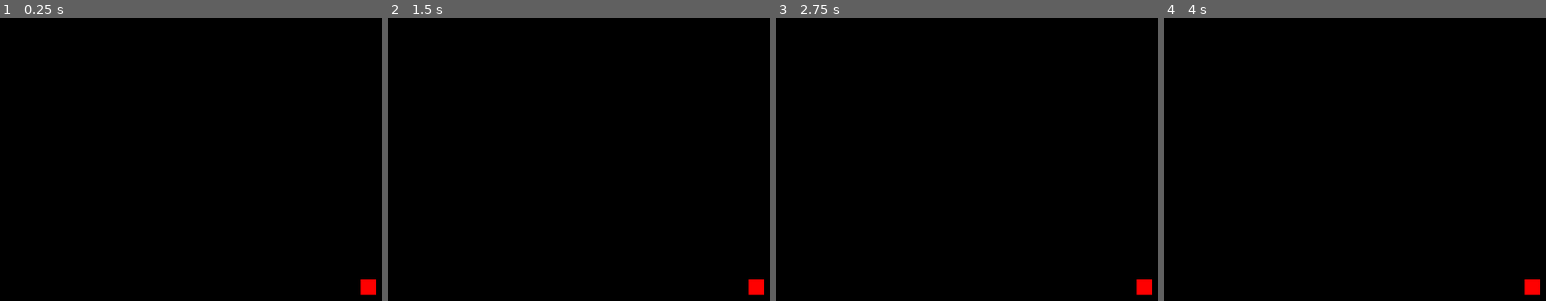
Above: before the commit, frames 1-4 (left to right).
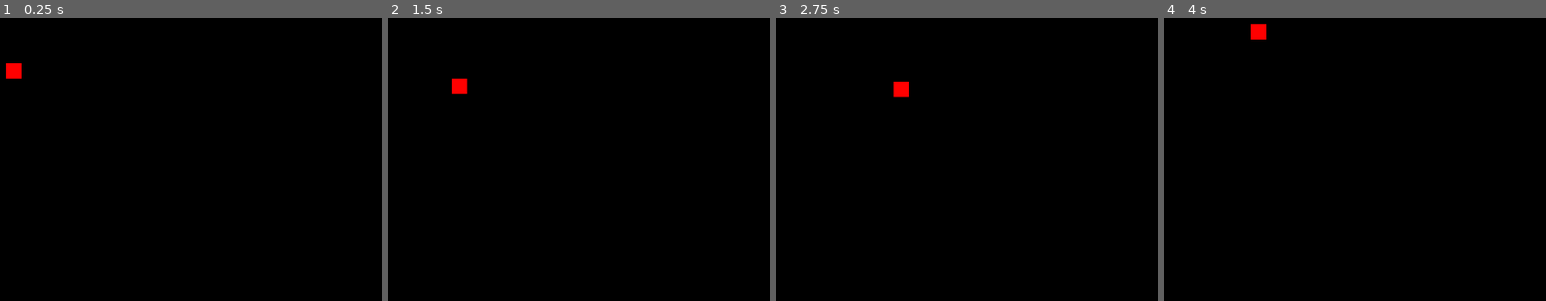
Above: after the commit, the same moments.

Repository: hsandt/bot-competition
Game: Godot game, scene res://Scenes/Arena.tscn
The game is run twice, just before and just after one commit, with the same random seed, the same clock (stepped at 60 frames per second) and the same inputs.
Inputs:
- Up to frame 1 (0.25 s): no input
- Up to frame 2 (1.5 s): tap Enter at 0.5 s; hold Right (ui_right) 0.53-1.28 s; tap Space at 1.25 s; hold Down (ui_down) from 1.28 s (still down)
- Up to frame 3 (2.75 s): tap Enter at 2 s; release Down (ui_down) at 2.03 s; hold Right (ui_right) from 2.03 s (still down)
- Up to frame 4 (4 s): tap Space at 2.75 s; release Right (ui_right) at 2.78 s; hold Up (ui_up) 2.78-3.53 s; tap Enter at 3.5 s; hold Left (ui_left) from 3.53 s (still down)

The runs differ from the first frame. In frame 1, 0.5% of the frame differs, in the area x 1-99%, y 15-98%; in frame 2, 0.5%, in the area x 16-99%, y 21-98%; in frame 3, 0.5%; in frame 4, 0.5%.

Commit message:
[ARENA] Control character in 8 directions, added wall

Diff:
--- a/Scenes/Arena.tscn
+++ b/Scenes/Arena.tscn
@@ -1,6 +1,33 @@
-[gd_scene load_steps=2 format=2]
+[gd_scene load_steps=8 format=2]
 
-[ext_resource path="res://Graphics/Sprites/square_red.png" type="Texture" id=1]
+[ext_resource path="res://Scripts/KinematicBody2D.gd" type="Script" id=1]
+[ext_resource path="res://Graphics/Sprites/square_red.png" type="Texture" id=2]
+
+[sub_resource type="RectangleShape2D" id=1]
+
+custom_solver_bias = 0.0
+extents = Vector2( 10, 10 )
+
+[sub_resource type="GDScript" id=3]
+
+script/source = ""
+
+[sub_resource type="Shader" id=4]
+
+code = ""
+script = SubResource( 3 )
+_sections_unfolded = [ "Resource" ]
+
+[sub_resource type="ShaderMaterial" id=5]
+
+render_priority = 0
+shader = SubResource( 4 )
+_sections_unfolded = [ "Resource" ]
+
+[sub_resource type="RectangleShape2D" id=2]
+
+custom_solver_bias = 0.0
+extents = Vector2( 50, 10 )
 
 [node name="Root" type="Node2D" index="0"]
 
@@ -30,7 +57,51 @@
 editor_draw_drag_margin = false
 _sections_unfolded = [ "Drag Margin", "Editor", "Limit", "Material", "Offset", "Pause", "Smoothing", "Transform", "Visibility", "Z Index" ]
 
-[node name="Sprite" type="Sprite" parent="." index="1"]
+[node name="KinematicBody2D" type="KinematicBody2D" parent="." index="1"]
 
-position = Vector2( 589.042, 378.184 )
-texture = ExtResource( 1 )
+position = Vector2( 128, 96.1424 )
+input_pickable = false
+collision_layer = 1
+collision_mask = 1
+collision/safe_margin = 0.08
+script = ExtResource( 1 )
+_sections_unfolded = [ "Collision", "Material", "Pause", "Pickable", "Visibility", "collision" ]
+__meta__ = {
+"_edit_group_": true
+}
+
+[node name="Sprite" type="Sprite" parent="KinematicBody2D" index="0"]
+
+texture = ExtResource( 2 )
+_sections_unfolded = [ "Animation", "Offset", "Region", "Transform" ]
+
+[node name="CollisionShape2D" type="CollisionShape2D" parent="KinematicBody2D" index="1"]
+
+shape = SubResource( 1 )
+_sections_unfolded = [ "Material", "Transform", "Visibility", "Z Index" ]
+
+[node name="Wall" type="StaticBody2D" parent="." index="2"]
+
+position = Vector2( 210.188, 139.963 )
+input_pickable = false
+collision_layer = 1
+collision_mask = 1
+constant_linear_velocity = Vector2( 0, 0 )
+constant_angular_velocity = 0.0
+friction = 1.0
+bounce = 0.0
+_sections_unfolded = [ "Transform" ]
+__meta__ = {
+"_edit_group_": true
+}
+
+[node name="Sprite" type="Sprite" parent="Wall" index="0"]
+
+material = SubResource( 5 )
+scale = Vector2( 5, 1 )
+_sections_unfolded = [ "Material", "Offset", "Transform" ]
+
+[node name="CollisionShape2D" type="CollisionShape2D" parent="Wall" index="1"]
+
+shape = SubResource( 2 )
+_sections_unfolded = [ "Material", "Visibility" ]
--- /dev/null
+++ b/Scripts/KinematicBody2D.gd
@@ -0,0 +1,17 @@
+extends KinematicBody2D
+
+
+func _physics_process(delta):
+	var velocity = Vector2()
+
+	if Input.is_action_pressed("ui_right"):
+		velocity.x = 100
+	elif Input.is_action_pressed("ui_left"):
+		velocity.x = -100
+
+	if Input.is_action_pressed("ui_up"):
+		velocity.y = -100
+	elif Input.is_action_pressed("ui_down"):
+		velocity.y = 100
+
+	move_and_slide(velocity)
